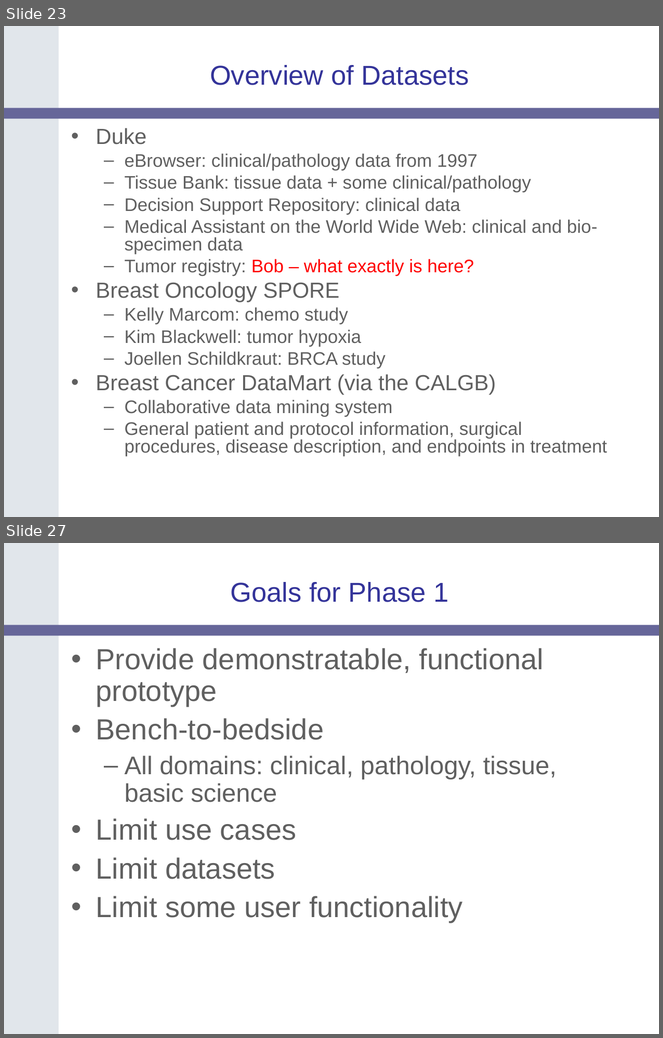
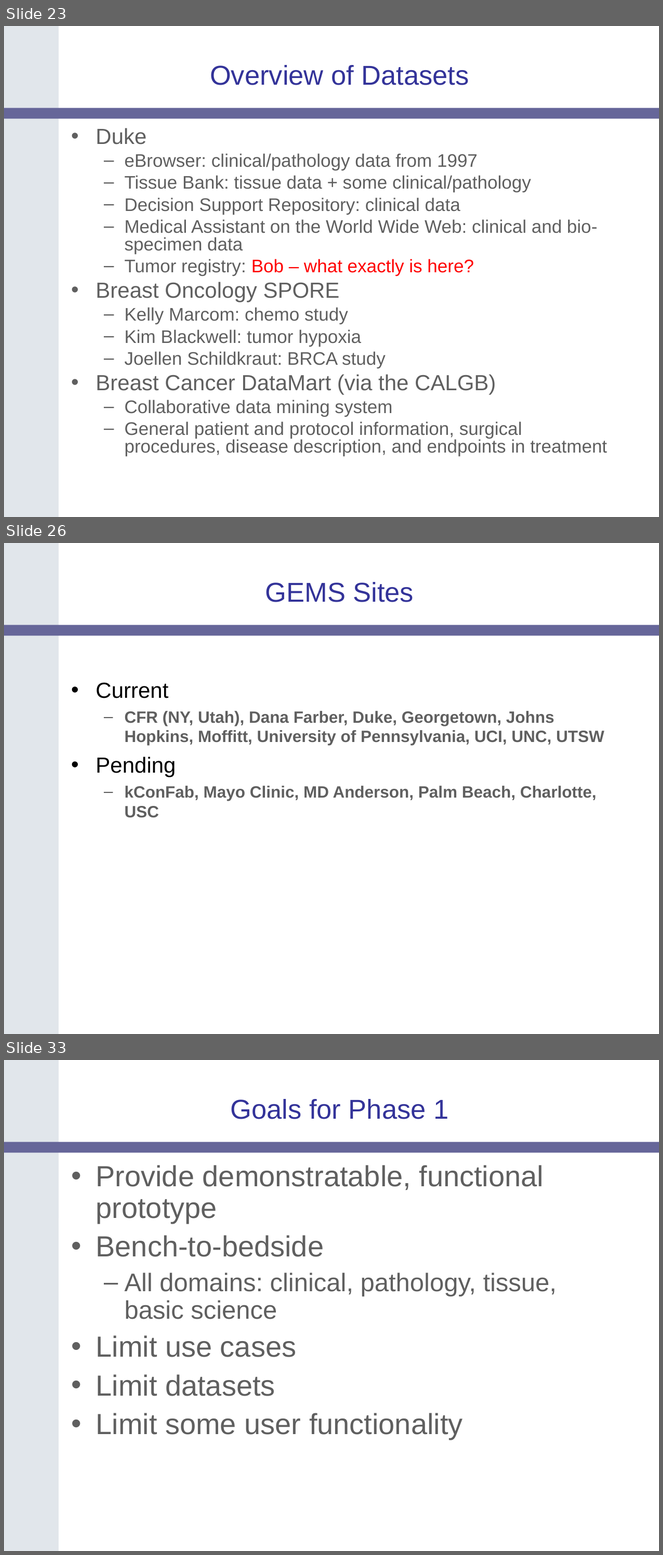
Before and after one commit to NCIP/catrip, a slide deck: catrip/documentation/presentations/catrip_f2f_2006_05/catrip_f2f_introduction_2006_05.ppt. Shown one above the other, each under a label of ours: slides 23 and 27 before the commit, slides 23, 26 and 33 after it; the slides between them are not shown. The pictures are 663x1038 and 663x1555 pixels, drawn with LibreOffice and Linux fonts; fonts in the diff are those of the drawing; background and template pictures are left out. Boxes give left, top, right and bottom in pixels: in the first picture for what was removed or moved away, otherwise in the second. Text is boxed around its words. In the diff, an @@ line names an element or a change of style, - is before the commit and + after.

Commit message:
added GEMS
SVN-Revision: 65

```diff
--- a/catrip/documentation/presentations/catrip_f2f_2006_05/catrip_f2f_introduction_2006_05.ppt
+++ b/catrip/documentation/presentations/catrip_f2f_2006_05/catrip_f2f_introduction_2006_05.ppt
@@ slide 26 added at <box>4,543,659,1034</box>, background #FFFFFF; not listed: 2 template elements that a slide beside it also shows @@
@@ title added at <box>266,582,414,602</box>, 30 pt, text #333399 @@
+GEMS Sites
@@ text added at <box>96,682,605,818</box>, 18 pt, text #5F5F5F, bold @@
+• Current
+  – CFR (NY, Utah), Dana Farber, Duke, Georgetown, Johns Hopkins, Moffitt, University of Pennsylvania, UCI, UNC, UTSW
+• Pending
+  – kConFab, Mayo Clinic, MD Anderson, Palm Beach, Charlotte, USC
@@ what was slide 27 is now slide 33 @@
```
Also in this commit, not shown: 4 slides changed, 11 other slides added, 6 slides removed.
